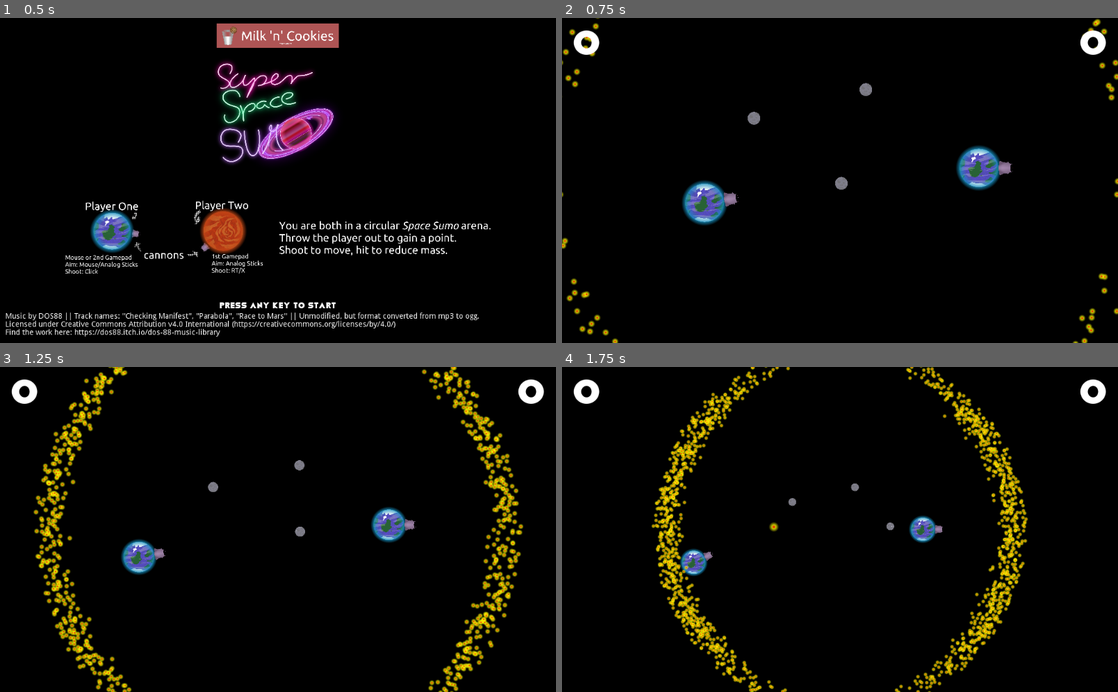
Above: before the commit, frames 1-4 (two rows, left to right).
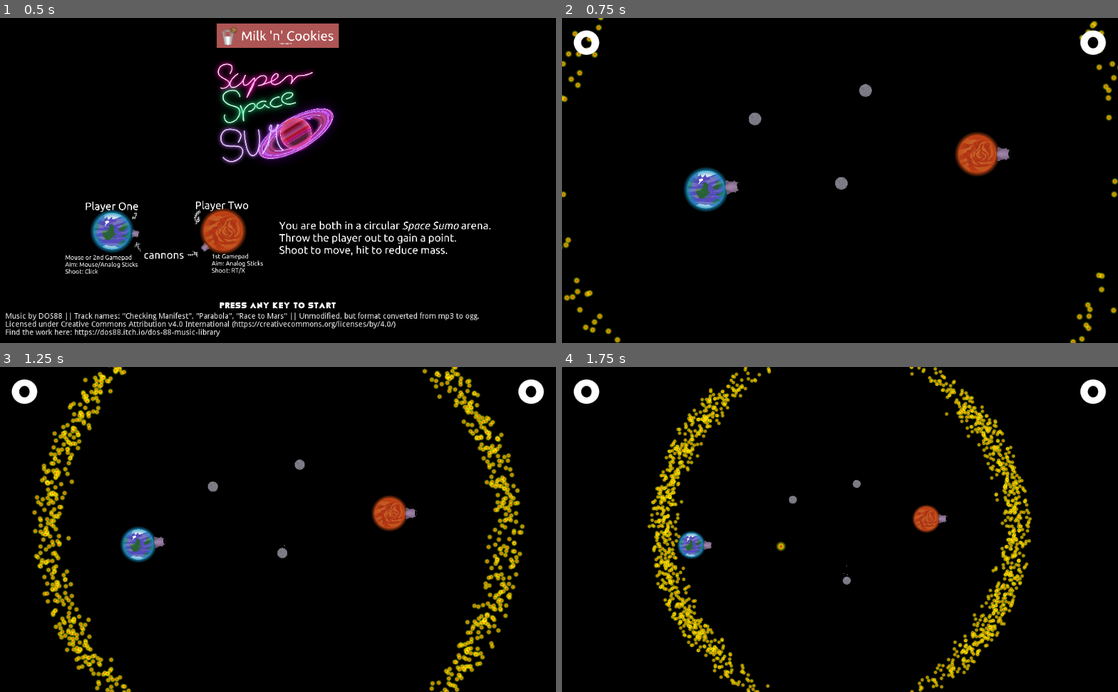
Above: after the commit, the same moments.

Repository: Pfeil/Moonshot
Game: Godot game, scene res://start_screen.tscn
Two runs of this game, one before a commit and one after it. Both use one fixed random seed, a clock stepped at 60 frames per second and the inputs below.
Inputs (mouse positions are in pixels of both pictures, inside the frame that each line leads up to):
- Up to frame 1 (0.5 s): no input
- Up to frame 2 (0.75 s): tap Enter at 0.5 s; move the mouse to (962, 164) at 0.52 s; hold Mouse wheel up (Zoom_IN) from 0.53 s (still down)
- Up to frame 3 (1.25 s): keep holding Mouse wheel up (Zoom_IN); tap Space (ui_select) at 0.77 s
- Up to frame 4 (1.75 s): move the mouse to (728, 545) at 1.27 s; release Mouse wheel up (Zoom_IN) at 1.28 s; tap Mouse wheel down (Zoom_OUT) at 1.35 s; tap Space (ui_select) at 1.52 s

Frame 1 is identical in both runs. In frame 2, 3.9% of the frame differs, in the area x 0-100%, y 0-100%; in frame 3, 8.1%; in frame 4, 10%, in the area x 15-85%, y 0-100%.

Commit message:
Give players different sprites.

Diff:
--- a/main.tscn
+++ b/main.tscn
@@ -1,11 +1,12 @@
-[gd_scene load_steps=7 format=2]
+[gd_scene load_steps=8 format=2]
 
 [ext_resource path="res://planet/Planet.tscn" type="PackedScene" id=1]
 [ext_resource path="res://main.gd" type="Script" id=2]
-[ext_resource path="res://planet_player/planet_player.tscn" type="PackedScene" id=3]
 [ext_resource path="res://tools/MassCenterCamera2D.tscn" type="PackedScene" id=4]
 [ext_resource path="res://music/musicplayer.tscn" type="PackedScene" id=5]
 [ext_resource path="res://tools/score.tscn" type="PackedScene" id=6]
+[ext_resource path="res://planet_player/player_one.tscn" type="PackedScene" id=7]
+[ext_resource path="res://planet_player/player_two.tscn" type="PackedScene" id=8]
 
 [node name="Game" type="Node2D"]
 script = ExtResource( 2 )
@@ -18,17 +19,6 @@
 [node name="Planet3" parent="." instance=ExtResource( 1 )]
 position = Vector2( -600, -457 )
 
-[node name="PlanetPlayer" parent="." instance=ExtResource( 3 )]
-position = Vector2( 941.804, -110.998 )
-density = 0.5
-my_scale = 3.0
-
-[node name="PlanetPlayer2" parent="." instance=ExtResource( 3 )]
-position = Vector2( -938.44, 129.131 )
-density = 0.5
-my_scale = 3.0
-PLAYER_NUMBER = 1
-
 [node name="AudioPlayer" parent="." instance=ExtResource( 5 )]
 
 [node name="MassCenterCamera2D" parent="." instance=ExtResource( 4 )]
@@ -38,4 +28,14 @@
 [node name="CanvasLayer" type="CanvasLayer" parent="."]
 
 [node name="Score" parent="CanvasLayer" instance=ExtResource( 6 )]
+
+[node name="PlayerOne" parent="." instance=ExtResource( 7 )]
+position = Vector2( 941.062, -208.235 )
+density = 0.5
+my_scale = 3.0
+
+[node name="PlayerTwo" parent="." instance=ExtResource( 8 )]
+position = Vector2( -938.378, 38.1637 )
+density = 0.5
+my_scale = 3.0
 [connection signal="player_lost" from="MassCenterCamera2D" to="CanvasLayer/Score" method="player_event"]
--- /dev/null
+++ b/planet_player/player_one.tscn
@@ -0,0 +1,9 @@
+[gd_scene load_steps=3 format=2]
+
+[ext_resource path="res://planet_player/planet_player.tscn" type="PackedScene" id=1]
+[ext_resource path="res://graphics/planet_marslike.png" type="Texture" id=2]
+
+[node name="PlayerOne" instance=ExtResource( 1 )]
+
+[node name="Sprite" parent="." index="2"]
+texture = ExtResource( 2 )
--- /dev/null
+++ b/planet_player/player_two.tscn
@@ -0,0 +1,6 @@
+[gd_scene load_steps=2 format=2]
+
+[ext_resource path="res://planet_player/planet_player.tscn" type="PackedScene" id=2]
+
+[node name="PlayerTwo" instance=ExtResource( 2 )]
+PLAYER_NUMBER = 1
